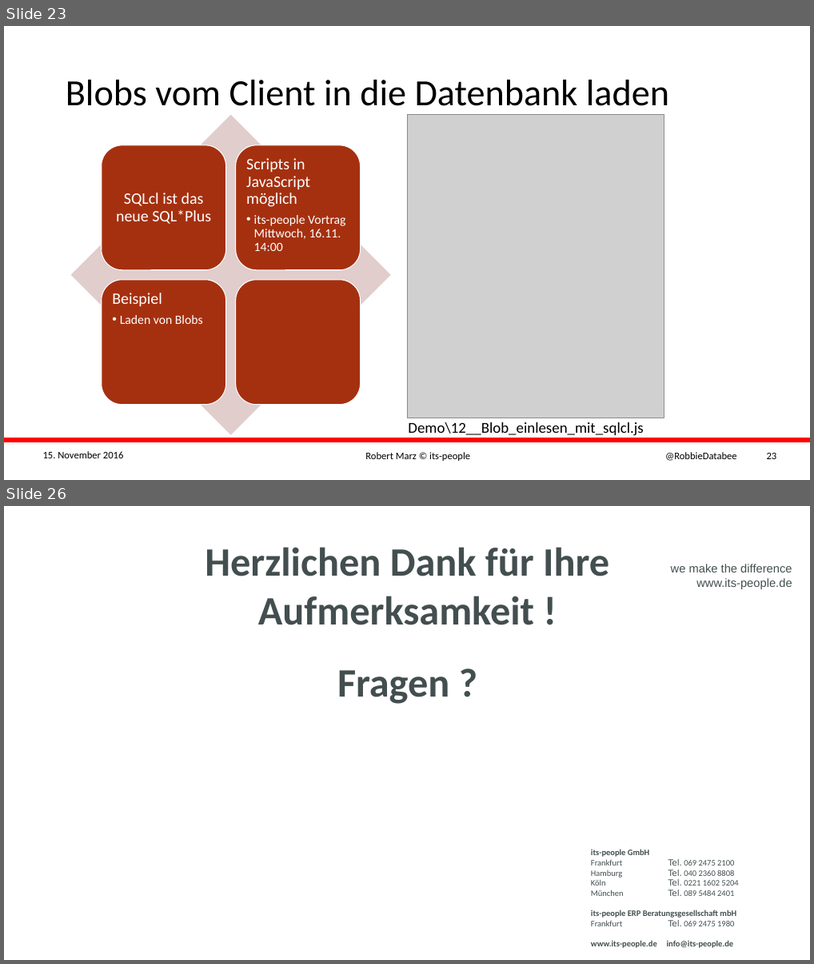
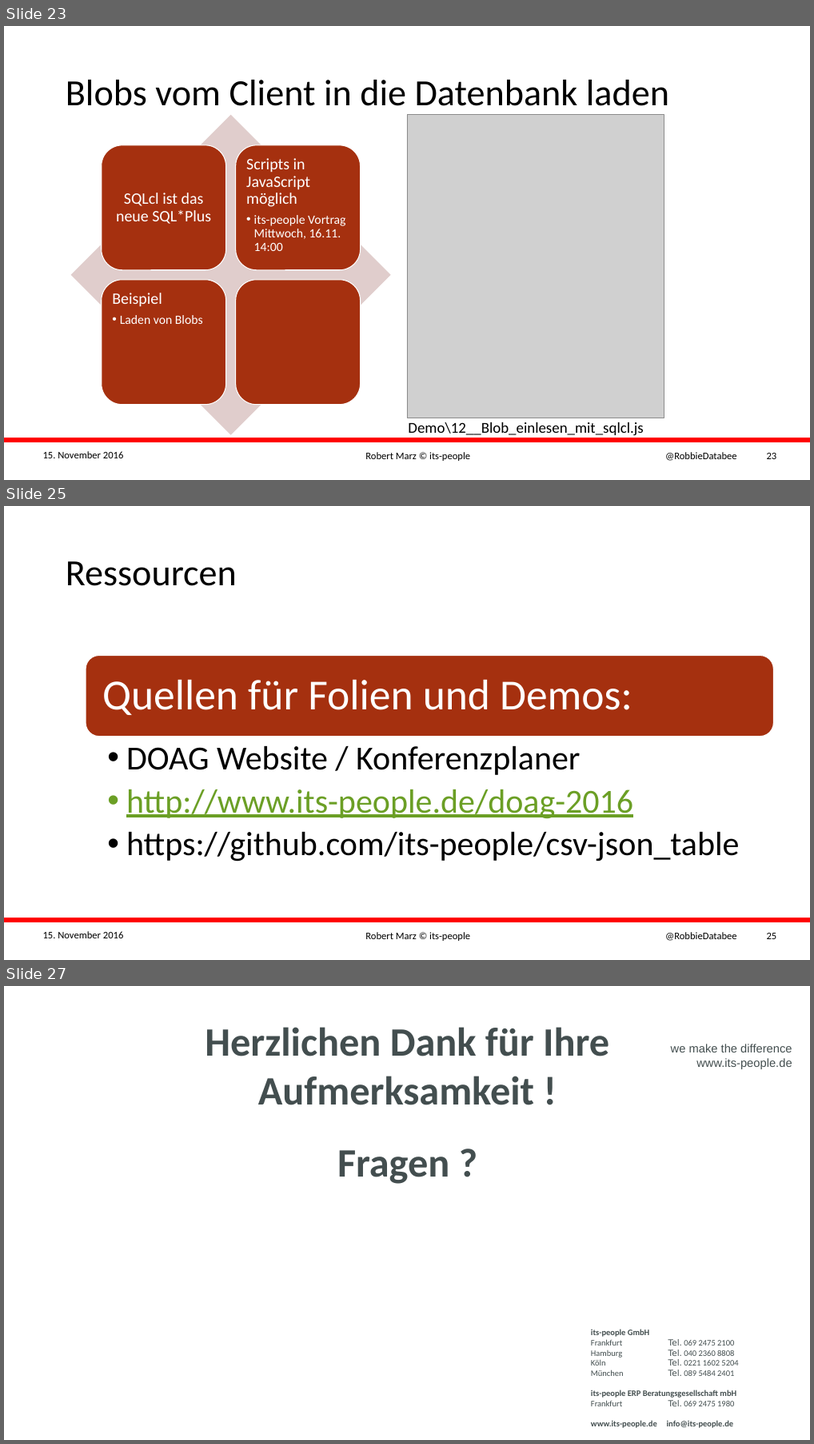
Before and after one commit to its-people/csv-json_table, a slide deck: 2016 DOAG K+A - Robert Marz - CSV mit reinem SQL und der Magie von JSON_TABLE einlesen.pptx. Shown one above the other, each under a label of ours: slides 23 and 26 before the commit, slides 23, 25 and 27 after it; the slides between them are not shown. The pictures are 814x964 and 814x1444 pixels, drawn with LibreOffice and Linux fonts; fonts in the diff are those of the drawing; grey boxes stand for pictures; background and template pictures are left out. Boxes give left, top, right and bottom in pixels: in the first picture for what was removed or moved away, otherwise in the second. Text is boxed around its words. In the diff, an @@ line names an element or a change of style, - is before the commit and + after.

```diff
--- a/2016 DOAG K+A - Robert Marz - CSV mit reinem SQL und der Magie von JSON_TABLE einlesen.pptx
+++ b/2016 DOAG K+A - Robert Marz - CSV mit reinem SQL und der Magie von JSON_TABLE einlesen.pptx
@@ slide 25 added at (x1=4, y1=506, x2=810, y2=960), background #FFFFFF; not listed: 4 template elements that a slide beside it also shows @@
@@ text added at (x1=66, y1=561, x2=237, y2=586), 44 pt, text #000000 @@
+Ressourcen
@@ rounded rectangle added at (x1=86, y1=656, x2=774, y2=736), fill #A5300F, outline #FFFFFF 1 pt @@
@@ text added at (x1=102, y1=679, x2=633, y2=715), 51 pt, text #FFFFFF @@
+Quellen für Folien und Demos:
@@ text added at (x1=126, y1=746, x2=739, y2=861), 40 pt, text #000000 @@
+  • DOAG Website / Konferenzplaner
+  • http://www.its-people.de/doag-2016
+  • https://github.com/its-people/csv-json_table
@@ what was slide 26 is now slide 27 @@
```
Also in this commit, not shown: 5 slides changed, 2 other files.
